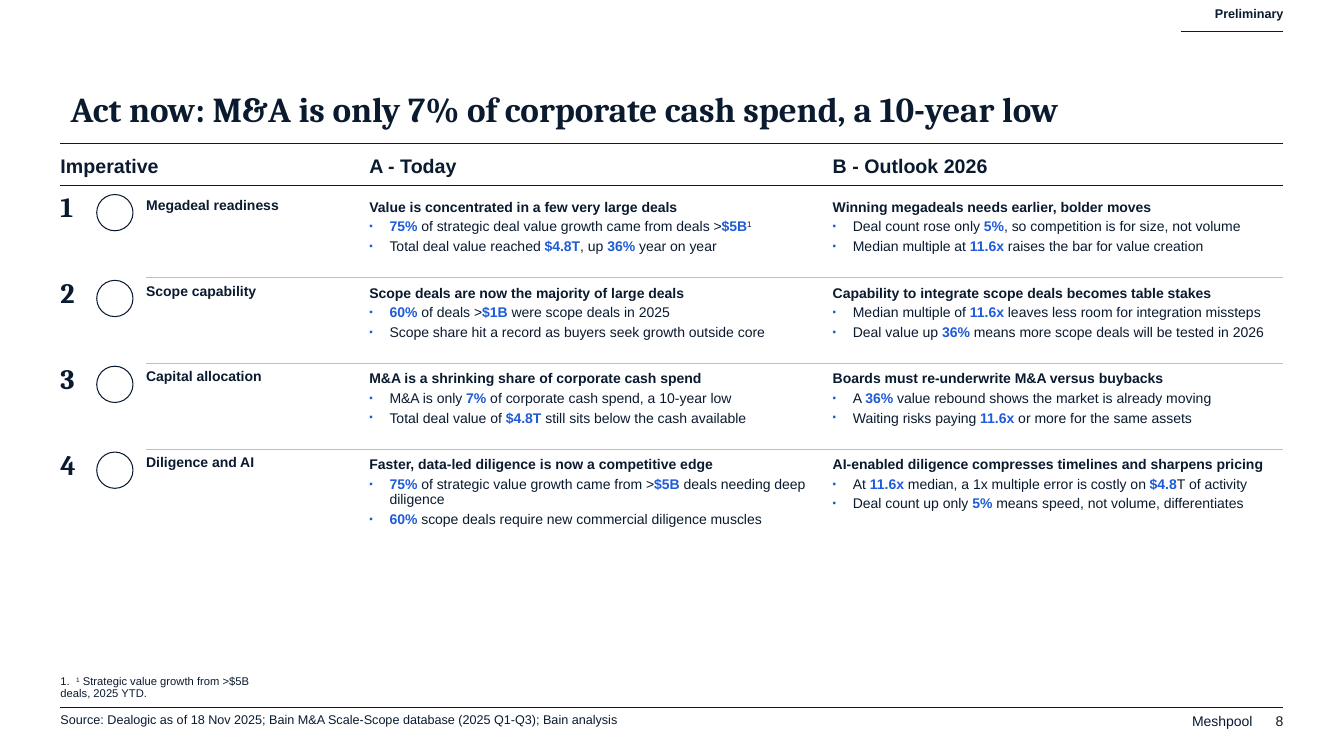
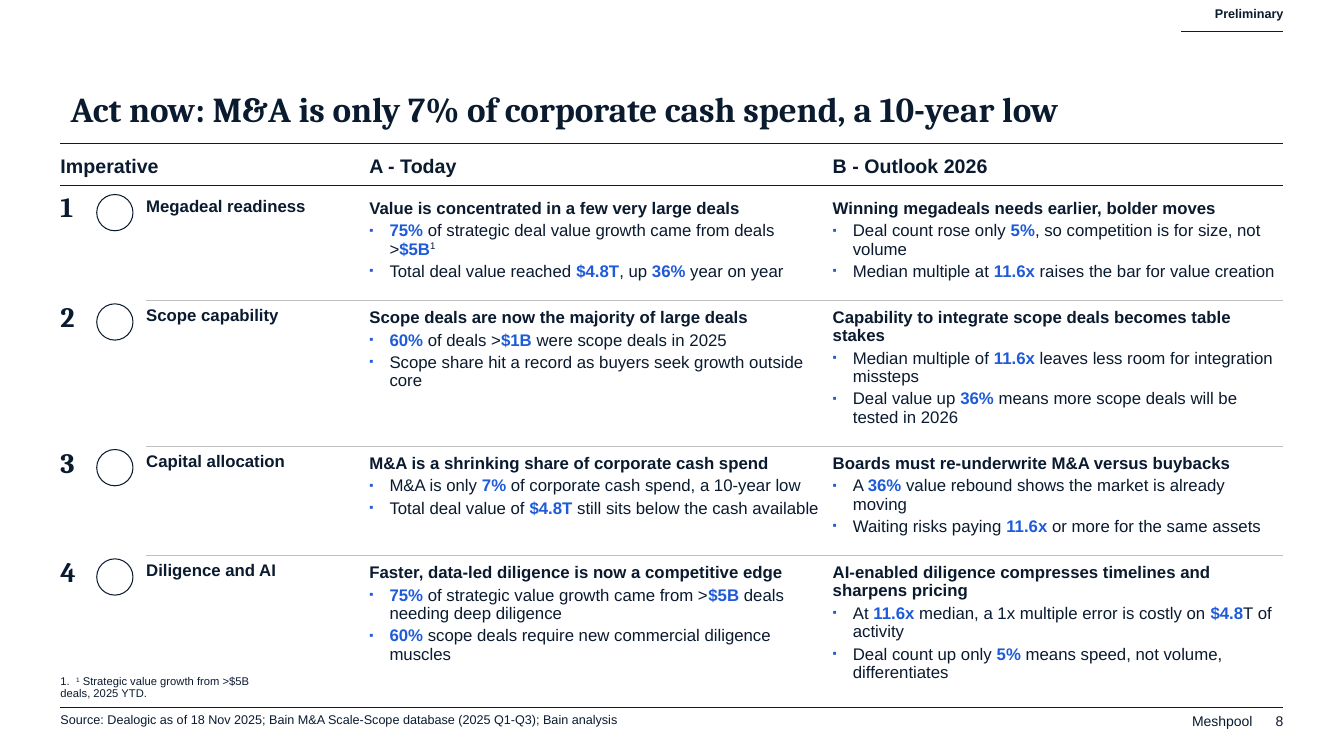
Before and after one commit to hamzaaziada/meshpool-harness, a slide deck: slide 8 of docs/deck-engine/examples/content_only_bain.pptx. Drawn at 1344x756 pixels with LibreOffice and Linux fonts; fonts in the diff are those of the drawing; background and template pictures are left out. Boxes give left, top, right and bottom in pixels: in the first picture for what was removed or moved away, otherwise in the second. Text is boxed around its words. In the diff, an @@ line names an element or a change of style, - is before the commit and + after.

```diff
--- a/docs/deck-engine/examples/content_only_bain.pptx
+++ b/docs/deck-engine/examples/content_only_bain.pptx
@@ 2 texts, 1 line, 1 ellipse: place and size @@
-2 texts, 1 line, 1 ellipse at <box>60,277,1284,317</box>
+2 texts, 1 line, 1 ellipse at <box>60,300,1284,340</box>
@@ text "Scope deals are now the ...": place and size @@
-text "Scope deals are now the ..." at <box>369,288,765,340</box>
+text "Scope deals are now the ..." at <box>369,311,803,386</box>
@@ text "Capability to integrate scope deals ...": place and size @@
-text "Capability to integrate scope deals ..." at <box>833,288,1264,340</box>
+text "Capability to integrate scope deals ..." at <box>833,311,1272,423</box>
@@ 2 texts, 1 line, 1 ellipse: place and size @@
-2 texts, 1 line, 1 ellipse at <box>60,363,1284,402</box>
+2 texts, 1 line, 1 ellipse at <box>60,447,1284,486</box>
@@ text "M&A is a shrinking share ...": place and size @@
-text "M&A is a shrinking share ..." at <box>369,373,746,424</box>
+text "M&A is a shrinking share ..." at <box>369,457,818,515</box>
@@ text "Boards must re-underwrite M&A versus ...": place and size @@
-text "Boards must re-underwrite M&A versus ..." at <box>833,373,1211,426</box>
+text "Boards must re-underwrite M&A versus ..." at <box>833,457,1260,536</box>
@@ 2 texts, 1 line, 1 ellipse: place and size @@
-2 texts, 1 line, 1 ellipse at <box>60,450,1284,489</box>
+2 texts, 1 line, 1 ellipse at <box>60,556,1284,595</box>
@@ text "Faster, data-led diligence is now ...": place and size @@
-text "Faster, data-led diligence is now ..." at <box>369,459,805,527</box>
+text "Faster, data-led diligence is now ..." at <box>369,566,784,660</box>
@@ size 10 to 12 pt; line spacing 11pt to 13pt in 12 elements at <box>146,200,305,216</box>, <box>369,202,784,281</box>, <box>833,202,1275,281</box>, <box>146,309,278,325</box>, <box>369,311,803,386</box>, <box>833,311,1272,423</box>, <box>146,455,285,471</box>, <box>369,457,818,515</box>, <box>833,457,1260,536</box>, <box>146,564,276,580</box>, <box>369,566,784,660</box>, <box>833,566,1272,678</box> @@
@@ text "AI-enabled diligence compresses timelines and ...": place and size @@
-text "AI-enabled diligence compresses timelines and ..." at <box>833,459,1264,511</box>
+text "AI-enabled diligence compresses timelines and ..." at <box>833,566,1272,678</box>
```
Also in this commit, not shown: 7 other slides changed, 14 other files.
